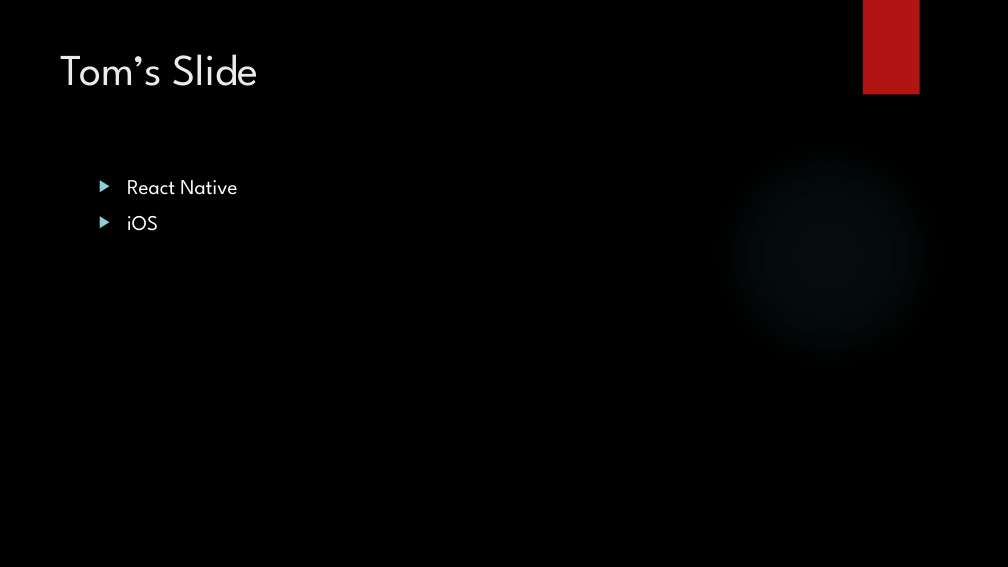
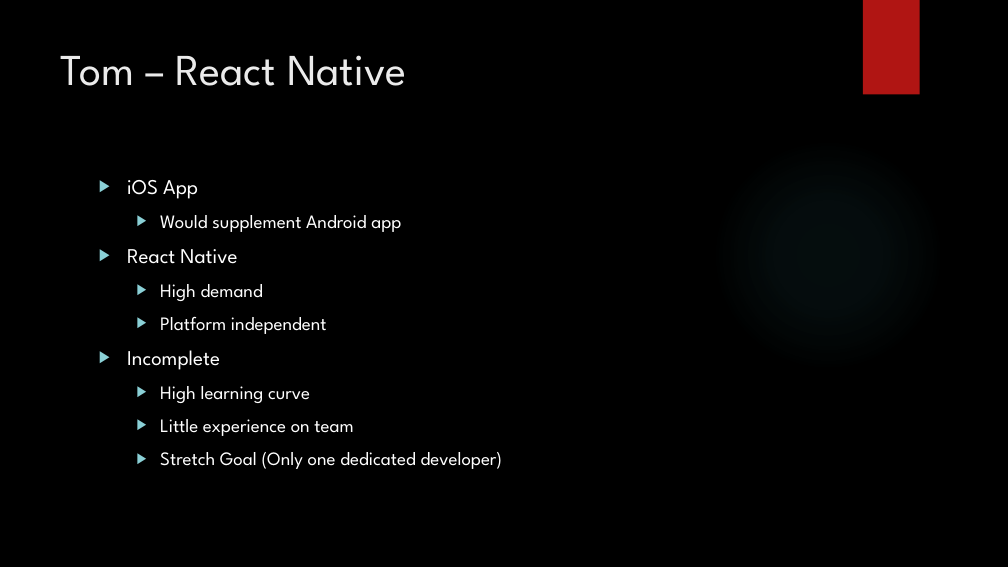
Before and after one commit to Visteus/Shopping-Manager, a slide deck: slide 10 of BudgetBuddy(final).pptx. Drawn at 1008x567 pixels with LibreOffice and Linux fonts; fonts in the diff are those of the drawing; background and template pictures are left out. Boxes give left, top, right and bottom in pixels: in the first picture for what was removed or moved away, otherwise in the second. Text is boxed around its words. In the diff, an @@ line names an element or a change of style, - is before the commit and + after.

```diff
--- a/BudgetBuddy(final).pptx
+++ b/BudgetBuddy(final).pptx
@@ title at [61,55,407,86]: text changed @@
-Tom’s Slide
+Tom – React Native
@@ text at [127,180,401,232]: paragraphs added @@
+▶ iOS App
+  ▶ Would supplement Android app
@@ text at [127,284,503,469]: text changed; size 20 to 18 pt @@
-▶ iOS
+  ▶ High demand
+  ▶ Platform independent
+▶ Incomplete
+  ▶ High learning curve
+  ▶ Little experience on team
+  ▶ Stretch Goal (Only one dedicated developer)
```
Also in this commit, not shown: 1 other slide changed.
